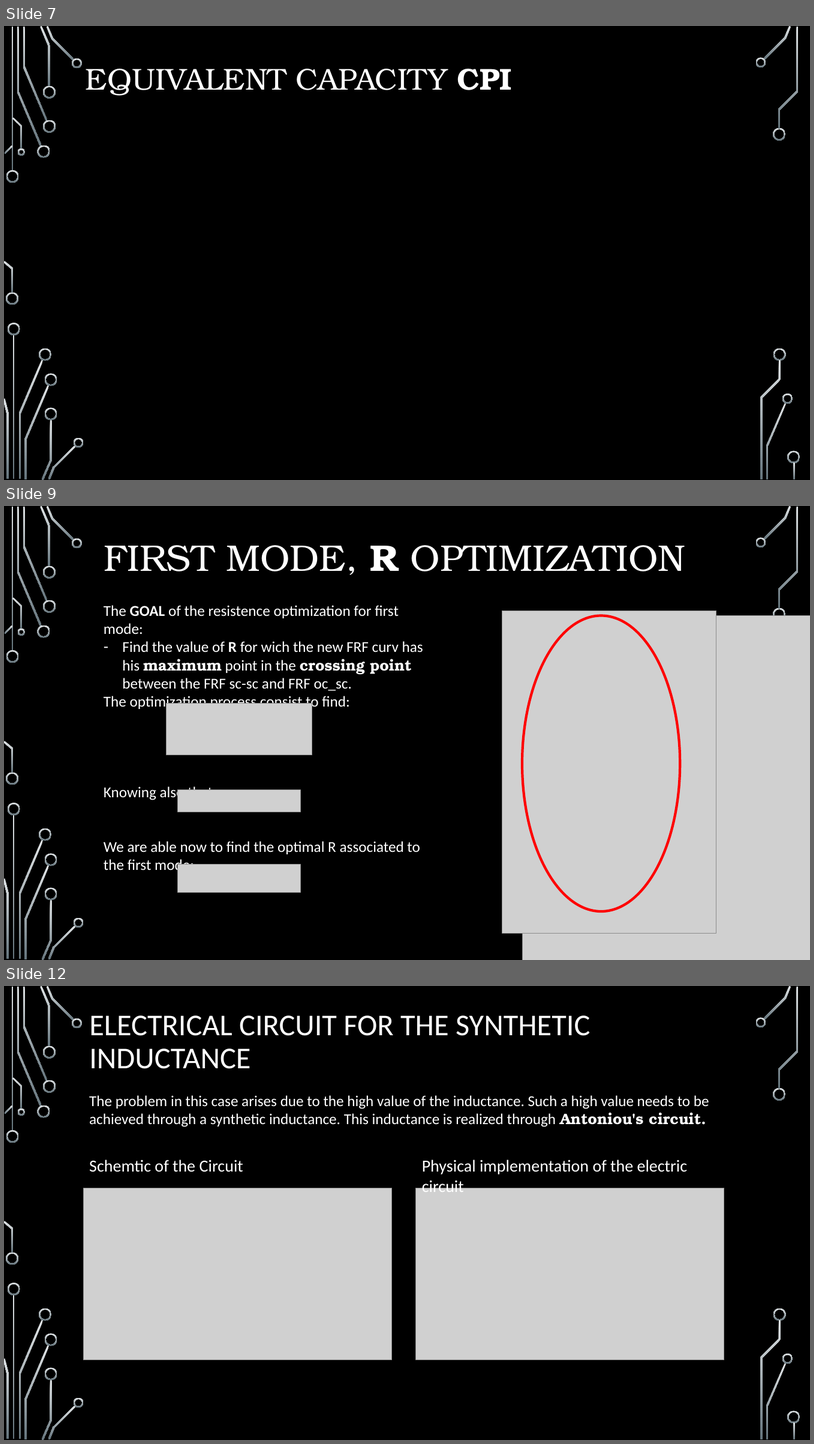
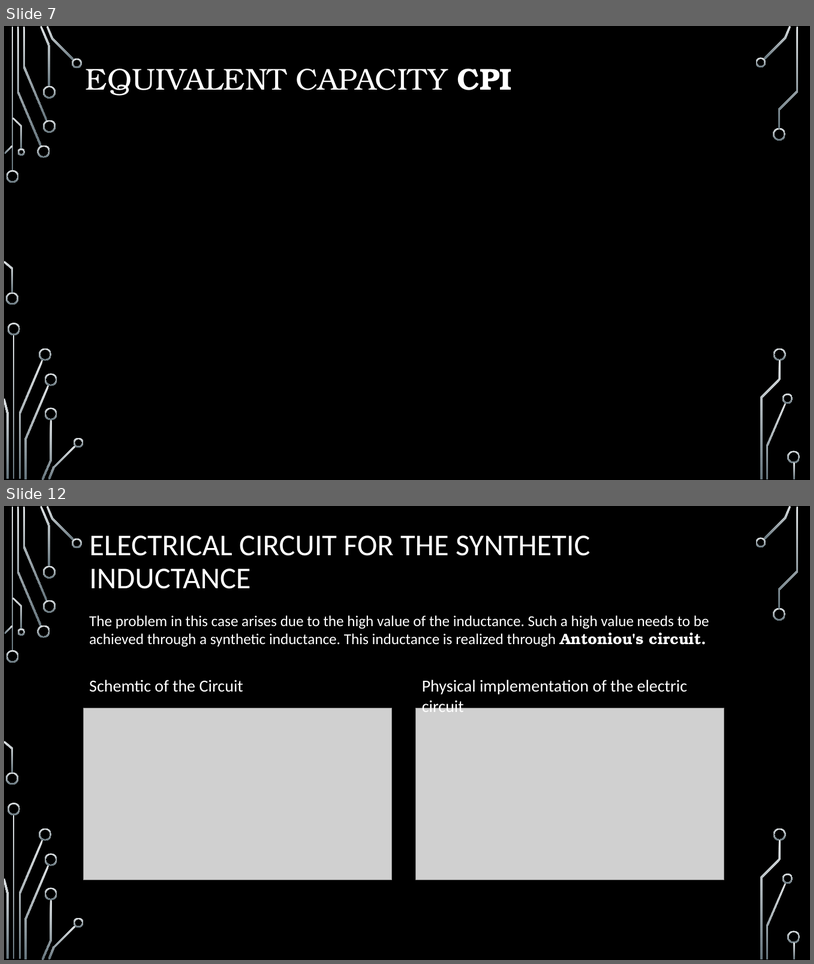
Before and after one commit to elchape99/SSCSA, a slide deck: presentazione_progetto.pptx. Shown one above the other, each under a label of ours: slides 7, 9 and 12 before the commit, slides 7 and 12 after it; the slides between them are not shown. The pictures are 814x1444 and 814x964 pixels, drawn with LibreOffice and Linux fonts; fonts in the diff are those of the drawing; grey boxes stand for pictures; background and template pictures are left out. Boxes give left, top, right and bottom in pixels: in the first picture for what was removed or moved away, otherwise in the second. Text is boxed around its words. In the diff, an @@ line names an element or a change of style, - is before the commit and + after.

```diff
--- a/presentazione_progetto.pptx
+++ b/presentazione_progetto.pptx
@@ slide 9 removed at [4,506,810,960], background picture (left out); not listed: 30 template elements that a slide beside it also shows @@
@@ title removed at [104,545,686,575] @@
-FIRST MODE, R OPTIMIZATION
@@ text removed at [104,605,423,874] @@
-The GOAL of the resistence optimization for first mode:
-– Find the value of R for wich the new FRF curv has his maximum point in the crossing point between the FRF sc-sc and FRF oc_sc.
-The optimization process consist to find:
-Knowing also that
-We are able now to find the optimal R associated to the first mode:
@@ picture removed at [503,610,717,933] @@
@@ picture removed at [522,615,810,960] @@
@@ ellipse removed at [522,615,680,912] @@
@@ picture removed at [167,703,312,754] @@
@@ picture removed at [177,790,300,811] @@
@@ picture removed at [177,864,300,892] @@
```
Also in this commit, not shown: 7 slides changed, 10 slides added, 2 other slides removed, 13 other files.
